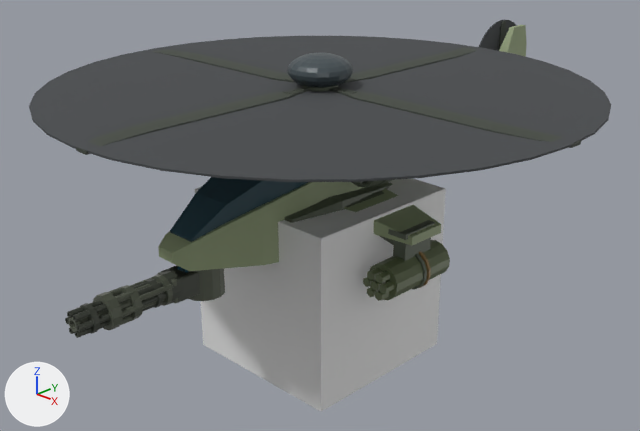
The Blender file Art/Blender/AH64.blend as it was, and as the next commit left it.
Before and after are seen from a 50 mm camera at (6.6, -6.69, 4.44) aimed at (-0.21, 0.21, 0.56). The axes (+X, +Y, +Z) are drawn at lower left. The lights are the same throughout. The older version comes first.

In view in the first picture: 'Airframe', 'AirframeDark', 'Canopy', 'ChinBarrel', 'ChinCannon', 'ChinGatling', 'ChinGatlingHousing', 'ChinTurret', 'Cube', 'MainRotor', 'PodRocketL', 'RadarDome', 'RotorBlurMain' and 3 more.
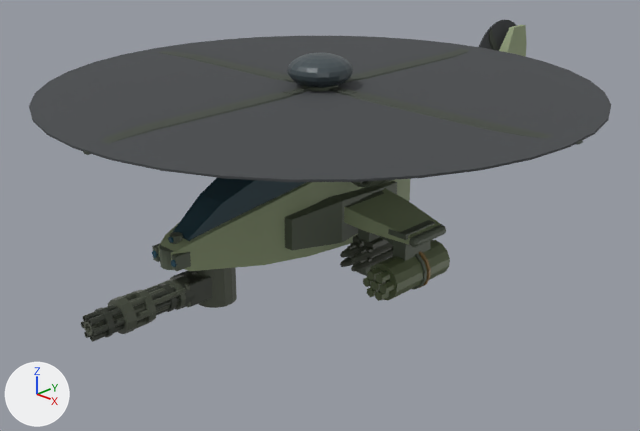
Boxes [x1, y1, x2, y2] around the edits, measured in the pictures (640 x 431 px; the box of a moved part takes in the faces that stretch with it):
'Cube', deleted
    before: [194, 178, 446, 411]
'AirframeDark', reshaped (mostly hidden)
    before: [284, 85, 435, 290]
    after: [152, 85, 446, 290]
'Canopy', reshaped
    before: [170, 177, 308, 242]
    after: [172, 178, 306, 241]
'ChinCannon', moved
    before: [93, 267, 190, 330]
    after: [108, 272, 206, 334]
'ChinGatling', moved
    before: [65, 279, 167, 338]
    after: [81, 283, 180, 342]
'ChinTurret', reshaped, moved
    before: [189, 268, 225, 301]
    after: [192, 268, 237, 308]
'ChinGatlingHousing', moved
    before: [158, 266, 200, 304]
    after: [171, 271, 212, 308]
'ChinBarrel', moved
    before: [68, 310, 108, 332]
    after: [84, 314, 123, 336]
part 2 of me_airframedark, added
    after: [159, 245, 173, 270]
part 3 of me_airframedark, added
    after: [170, 232, 183, 244]
part 4 of me_airframedark, added
    after: [171, 252, 191, 271]
part 5 of me_airframedark, added
    after: [152, 243, 160, 262]
part 6 of me_airframedark, added
    after: [414, 224, 446, 247]
part 7 of me_airframedark, added
    after: [409, 236, 418, 247]
part 8 of me_chinturret, moved or reshaped
    before: [189, 268, 225, 301]
    after: [195, 268, 237, 308]

The change, as a diff of the scene's bpy script:
```diff
--- a/Art/Blender/AH64.blend.py
+++ b/Art/Blender/AH64.blend.py
@@ me_canopy @@
 me_canopy.from_pydata(...)  # 28 vertices, 26 faces; spans x -0.42..0.42, y -1.95..0.25, z 0.96..1.72
 # used by ob_canopy; location = (0.0, 0.0, 0.0)
+# me_canopy part 1: 14 of 28 vertices moved; they spanned x -0.42..0.42, y -1.95..0.25, z 1.02..1.72 and now span x -0.31..0.31, y -1.95..0.25, z 1.02..1.72; mean shift (0.0, 0.0, 0.0); largest move (-0.42, 0.25, 1.55) -> (-0.31, 0.25, 1.55)
 me_canopy.materials.append(mat_matah64glasscanopy)
@@ me_airframedark @@
 # used by ob_airframedark; location = (0.0, 0.0, 0.0)
-me_airframedark.from_pydata(...)  # 796 vertices, 630 faces; spans x -1.5..1.5, y -1.84..3.85, z 0.0..2.24
+me_airframedark.from_pydata(...)  # 920 vertices, 732 faces; spans x -1.52..1.52, y -2.18..3.85, z 0.0..2.24
+# me_airframedark part 2: a new loose piece, a 14-sided cylinder along z spanning x -0.13..0.13, y -2.18..-1.92, z 0.74..0.94, in mat_matah64darkstatic (greyish green #555d4d)
+# me_airframedark part 3: a new loose piece, a 12-sided cylinder along z spanning x -0.062..0.062, y -2.062..-1.938, z 0.972..1.048, in mat_matah64darkstatic (greyish green #555d4d)
+# me_airframedark part 4: a new loose piece, a box spanning x 0.12..0.19, y -2.155..-1.985, z 0.765..0.915, in mat_matah64darkstatic (greyish green #555d4d)
+# me_airframedark part 5: a new loose piece, a box spanning x -0.19..-0.12, y -2.155..-1.985, z 0.765..0.915, in mat_matah64darkstatic (greyish green #555d4d)
+# me_airframedark part 6: a new loose piece, a 10-sided cylinder along y spanning x 1.42..1.52, y -0.13..0.33, z 0.79..0.9, in mat_matah64darkstatic (greyish green #555d4d)
+# me_airframedark part 7: a new loose piece, a UV sphere (10 segments, 6 rings, poles along z) spanning x 1.42..1.52, y -0.19..-0.08, z 0.79..0.9, in mat_matah64darkstatic (greyish green #555d4d)
+# other edits to the shape of me_airframedark do not show in these pictures
 me_airframedark.materials.append(mat_matah64darkstatic)
@@ me_chinturret @@
 # used by ob_chinturret; location = (0.0, -1.7, 0.66)
-me_chinturret.from_pydata(...)  # 48 vertices, 28 faces; spans x -0.214..0.214, y -0.26..0.22, z -0.34..0.06
+me_chinturret.from_pydata(...)  # 48 vertices, 28 faces; spans x -0.214..0.214, y -0.26..0.22, z -0.45..0.01
+# me_chinturret part 8: the loose piece of 28 vertices spanning x -0.214..0.214, y -0.22..0.22, z -0.34..0.06 is scaled about its middle by (1, 1, 1.15), then moved by (0.0, 0.0, -0.08)
+# other edits to the shape of me_chinturret do not show in these pictures
 me_chinturret.materials.append(mat_matah64darkgun)
@@ ob_cube @@
-ob_cube = bpy.data.objects.new('Cube', me_cube)
-ob_cube.location = (0.0, 0.0, 0.0)
@@ ob_chinturret @@
 ob_chinturret = bpy.data.objects.new('ChinTurret', me_chinturret)
-ob_chinturret.location = (0.0, -1.7, 0.66)
+ob_chinturret.location = (0.0, -1.55, 0.64)
@@ ob_chinbarrel @@
 ob_chinbarrel.parent = ob_chinturret
-ob_chinbarrel.location = (0.0, -0.2, -0.14)
+ob_chinbarrel.location = (0.0, -0.2, -0.22)
 ob_chinbarrel.rotation_euler = (1.571, 0.0, 0.0)  # degrees (90, 0, 0)
```
